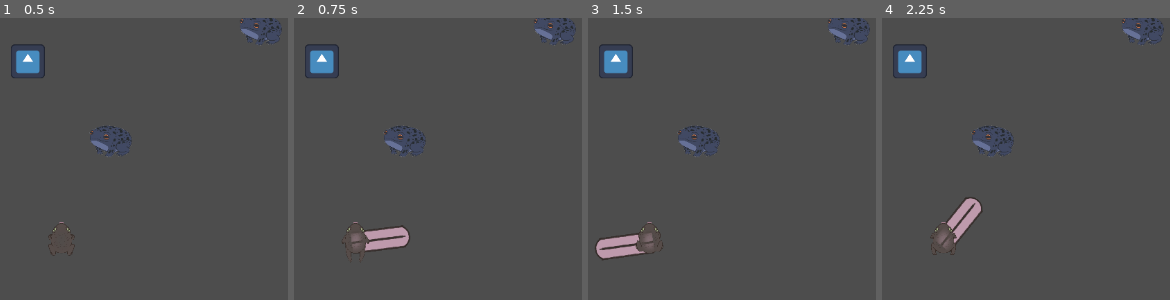
Above: before the commit, frames 1-4 (left to right).
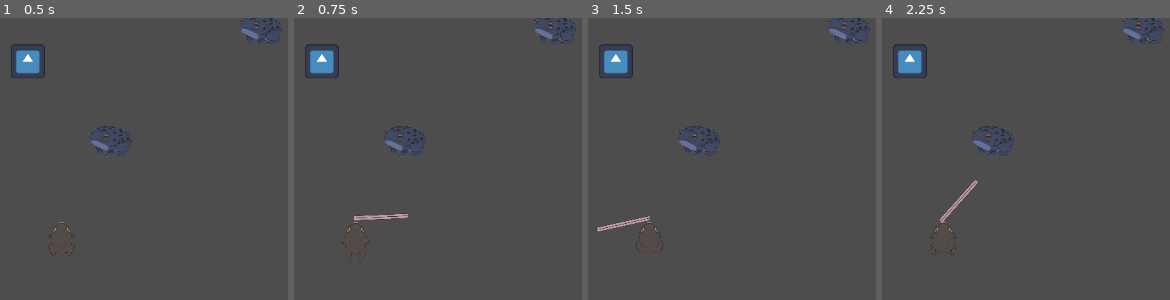
Above: after the commit, the same moments.

Repository: ygda-org/frog-jam
Game: Godot game, scene res://scenes/main.tscn
Two runs of this game, one before a commit and one after it. Both use one fixed random seed, a clock stepped at 60 frames per second and the inputs below. The engine's default icon, where the game draws it, is replaced by a stand-in: a white triangle on a blue panel in a dark square.
Inputs (mouse positions are in pixels of both pictures, inside the frame that each line leads up to):
- Up to frame 1 (0.5 s): no input
- Up to frame 2 (0.75 s): tap Enter at 0.5 s; move the mouse to (530, 221) at 0.52 s; click (530, 221) at 0.67 s
- Up to frame 3 (1.5 s): tap Space at 1.25 s; move the mouse to (outside the picture) at 1.27 s; click (outside the picture) at 1.42 s
- Up to frame 4 (2.25 s): tap Enter at 2 s; move the mouse to (1023, 144) at 2.02 s; click (1023, 144) at 2.17 s

Frame 1 is identical in both runs. In frame 2, 1.4% of the frame differs, in the area x 19-41%, y 69-83%; in frame 3, 1.4%; in frame 4, 1.4%.

Commit message:
Adjusted tongue size and position

Diff:
--- a/scenes/player.tscn
+++ b/scenes/player.tscn
@@ -62,6 +62,8 @@
 script = ExtResource("1_qhqgy")
 
 [node name="Tongue" parent="." instance=ExtResource("1_g2els")]
+position = Vector2(0, -75)
+scale = Vector2(0.215, 0.215)
 
 [node name="Anim" type="AnimatedSprite2D" parent="."]
 scale = Vector2(0.215, 0.215)
